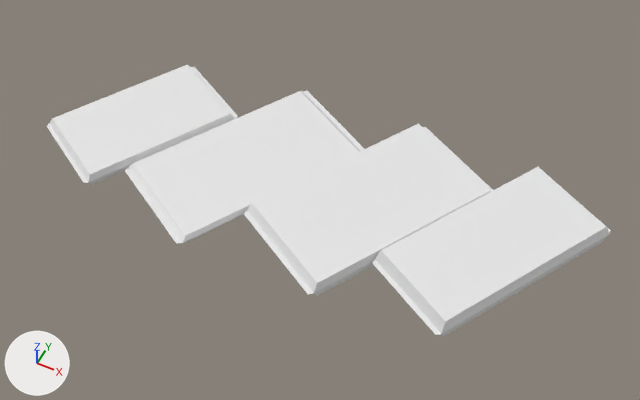
Before and after pictures for a commit that changed the FBX model Objects/DisinfectantWipes/DisinfectantWipes.fbx.
Rendered twice from a camera (50 mm lens) standing at (0.367, -0.56, 0.678) and looking at (0.091, -0.008, -0.011). Lighting does not change. The marker at lower left points along +X, +Y and +Z.

Names of what the first picture shows: 'E4_ST5_EM3_I1', 'E4_ST5_EM3_I2', 'E4_ST5_EM3_I3', 'E4_ST5_EM3_I4'.
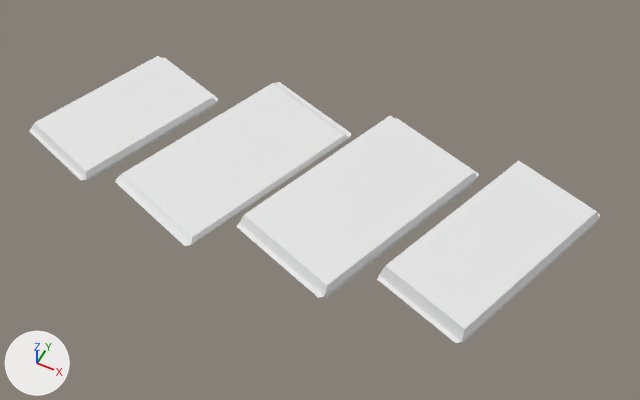
Pixel boxes (x1, y1, x2, y2) of what changed, in the pictures (640 x 400 px):
'E4_ST5_EM3_I2', moved, turned
    before: (244, 124, 493, 296)
    after: (237, 115, 479, 298)
'E4_ST5_EM3_I3', moved, turned
    before: (372, 167, 611, 337)
    after: (377, 160, 600, 344)
'E4_ST5_EM3_I1', moved, turned
    before: (125, 91, 364, 244)
    after: (115, 82, 351, 246)
'E4_ST5_EM3_I4', moved, turned
    before: (47, 64, 237, 184)
    after: (29, 56, 218, 181)

What changed in the scene script:
```text
Change ob_e4_st5_em3_i4:
    ob_e4_st5_em3_i4.location: (-0.1335, 0.0, 0.0) -> (-0.1564, 0.0, 0.0)
    ob_e4_st5_em3_i4.rotation_euler: (0.0, 0.0, -0.524) -> (0.0, 0.0, -0.349)  # degrees (0, 0, -30) -> degrees (0, 0, -20)
Change ob_e4_st5_em3_i2:
    ob_e4_st5_em3_i2.location: (0.1454, 0.0, 0.0025) -> (0.1336, 0.0, 0.0025)
    ob_e4_st5_em3_i2.rotation_euler: (0.0, 0.0, -0.524) -> (0.0, 0.0, -0.349)  # degrees (0, 0, -30) -> degrees (0, 0, -20)
Change ob_e4_st5_em3_i3:
    ob_e4_st5_em3_i3.location: (0.275, 0.0, 0.005) -> (0.2737, 0.0, 0.005)
    ob_e4_st5_em3_i3.rotation_euler: (0.0, 0.0, -0.524) -> (0.0, 0.0, -0.349)  # degrees (0, 0, -30) -> degrees (0, 0, -20)
Change ob_e4_st5_em3_i1:
    ob_e4_st5_em3_i1.location: (0.0, 0.0, -0.0025) -> (-0.0137, 0.0, -0.0025)
    ob_e4_st5_em3_i1.rotation_euler: (0.0, 0.0, -0.524) -> (0.0, 0.0, -0.349)  # degrees (0, 0, -30) -> degrees (0, 0, -20)
```
